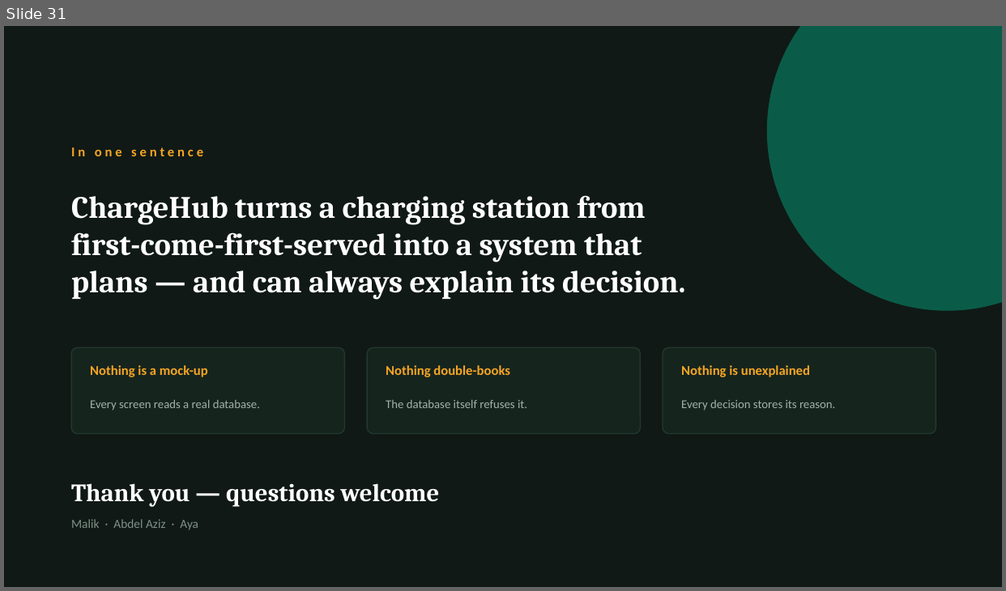
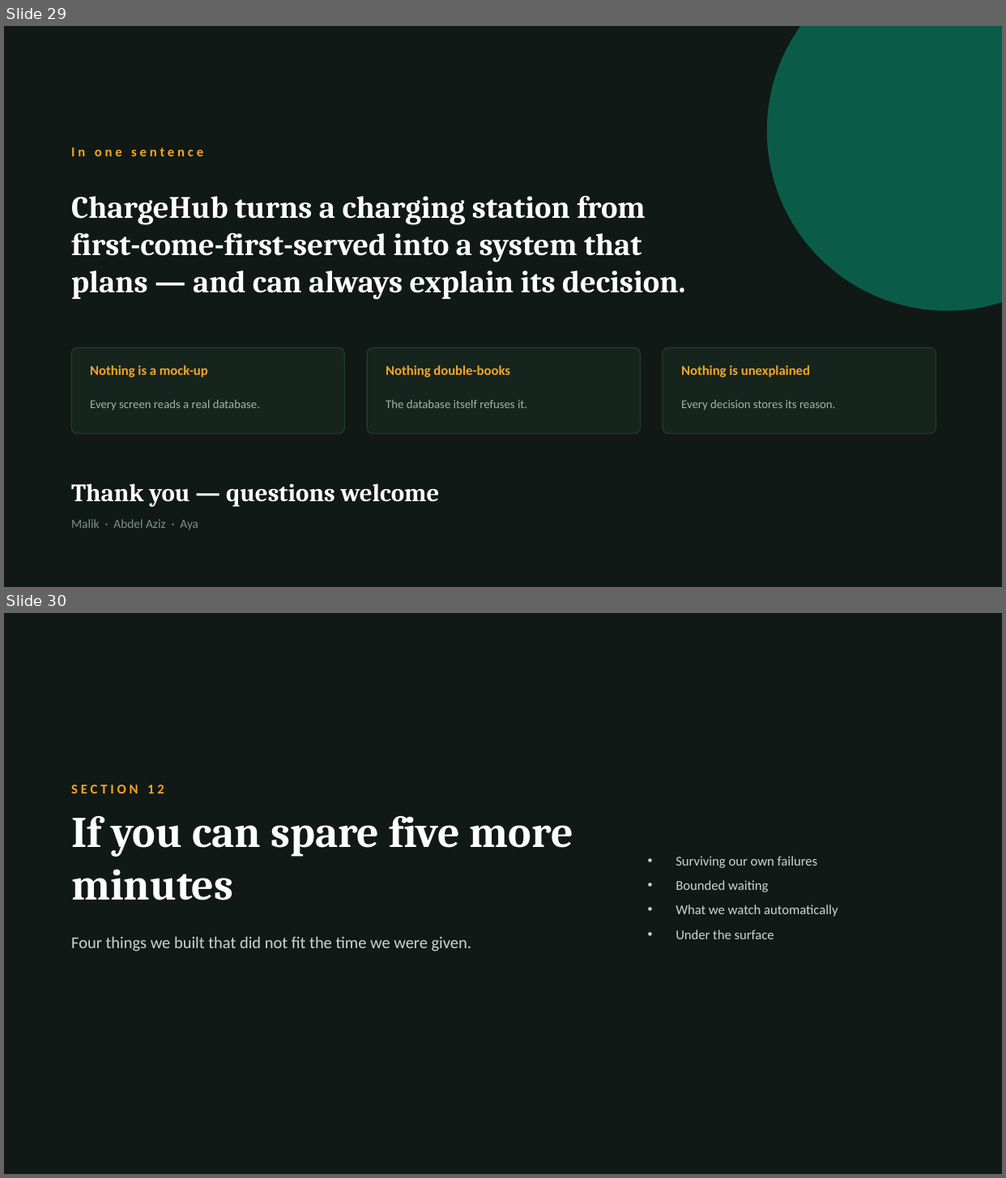
Before and after one commit to AyaSulyman/EVCharging-System, a slide deck: docs/presentation/ChargeHub-Presentation.pptx. Shown one above the other, each under a label of ours: slide 31 before the commit, slides 29 and 30 after it. The pictures are 1006x591 and 1006x1178 pixels, drawn with LibreOffice and Linux fonts; fonts in the diff are those of the drawing. Boxes give left, top, right and bottom in pixels: in the first picture for what was removed or moved away, otherwise in the second. Text is boxed around its words. In the diff, an @@ line names an element or a change of style, - is before the commit and + after.

```diff
--- a/docs/presentation/ChargeHub-Presentation.pptx
+++ b/docs/presentation/ChargeHub-Presentation.pptx
@@ slide 30 added at [4, 613, 1002, 1174], background #101915 @@
@@ text added at [71, 785, 164, 794], 13 pt, text #F5A524, bold @@
+SECTION 12
@@ text added at [71, 815, 573, 901], 42 pt, text #FFFFFF, bold @@
+If you can spare five more minutes
@@ text added at [675, 856, 837, 939], 13 pt, text #C9D6D0 @@
+• Surviving our own failures
+• Bounded waiting
+• What we watch automatically
+• Under the surface
@@ text added at [71, 936, 471, 952], 16 pt, text #C9D6D0 @@
+Four things we built that did not fit the time we were given.
@@ what was slide 31 is now slide 29 @@
```
Also in this commit, not shown: 2 slides changed, 3 other slides added.
